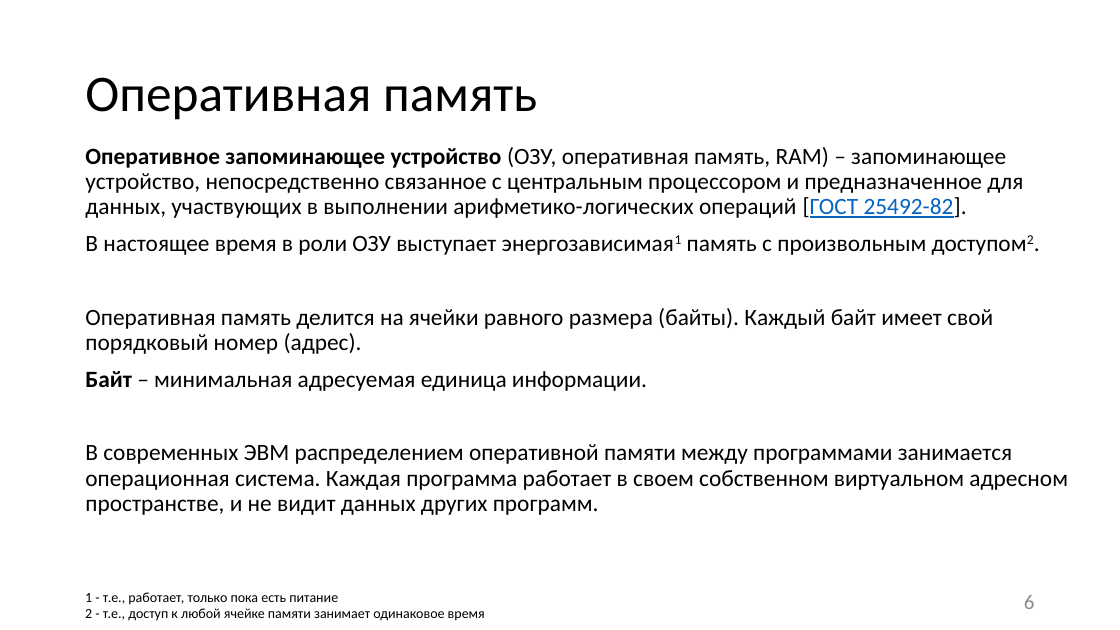
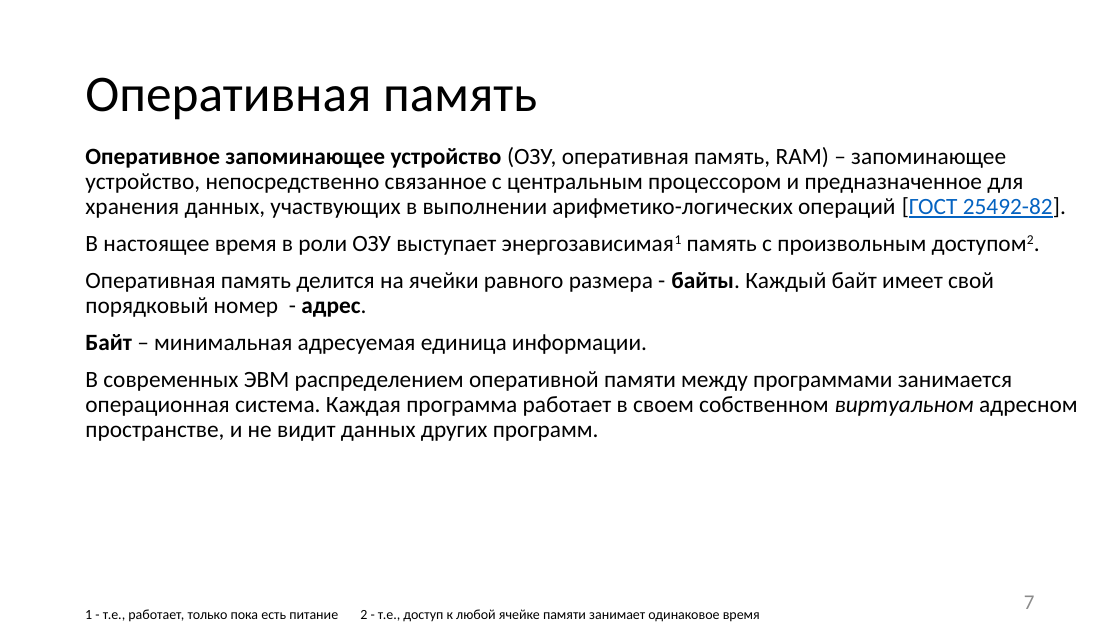
Before and after one commit to itsecd/low-level-programming, a slide deck: slide 7 of Lectures/1.Introduction/Lecture1.pptx (slide 6 before the commit). Drawn at 1120x630 pixels with LibreOffice and Linux fonts; fonts in the diff are those of the drawing. Boxes give left, top, right and bottom in pixels: in the first picture for what was removed or moved away, otherwise in the second. Text is boxed around its words. In the diff, an @@ line names an element or a change of style, - is before the commit and + after.

Commit message:
Starting a new season [~] Lecture1: some changes in wording [-] Lab files (scheduled to upload new versions soon)

```diff
--- a/Lectures/1.Introduction/Lecture1.pptx
+++ b/Lectures/1.Introduction/Lecture1.pptx
@@ text at (x1=85, y1=147, x2=1066, y2=218): text changed @@
-Оперативное запоминающее устройство (ОЗУ, оперативная память, RAM) – запоминающее устройство, непосредственно связанное с центральным процессором и предназначенное для данных, участвующих в выполнении арифметико-логических операций [ГОСТ 25492-82].
+Оперативное запоминающее устройство (ОЗУ, оперативная память, RAM) – запоминающее устройство, непосредственно связанное с центральным процессором и предназначенное для хранения данных, участвующих в выполнении арифметико-логических операций [ГОСТ 25492-82].
@@ text at (x1=85, y1=272, x2=994, y2=317): text changed @@
-Оперативная память делится на ячейки равного размера (байты). Каждый байт имеет свой порядковый номер (адрес).
+Оперативная память делится на ячейки равного размера - байты. Каждый байт имеет свой порядковый номер - адрес.
@@ text at (x1=85, y1=371, x2=1078, y2=441): italic on in "виртуальном" @@
@@ page number at (x1=1024, y1=595, x2=1035, y2=609): text changed @@
-6
+7
@@ text at (x1=85, y1=609, x2=760, y2=622): text changed @@
-1 - т.е., работает, только пока есть питание
-2 - т.е., доступ к любой ячейке памяти занимает одинаковое время
+1 - т.е., работает, только пока есть питание 2 - т.е., доступ к любой ячейке памяти занимает одинаковое время
```
Also in this commit, not shown: 32 other slides changed, 2 slides added, 39 other files.
